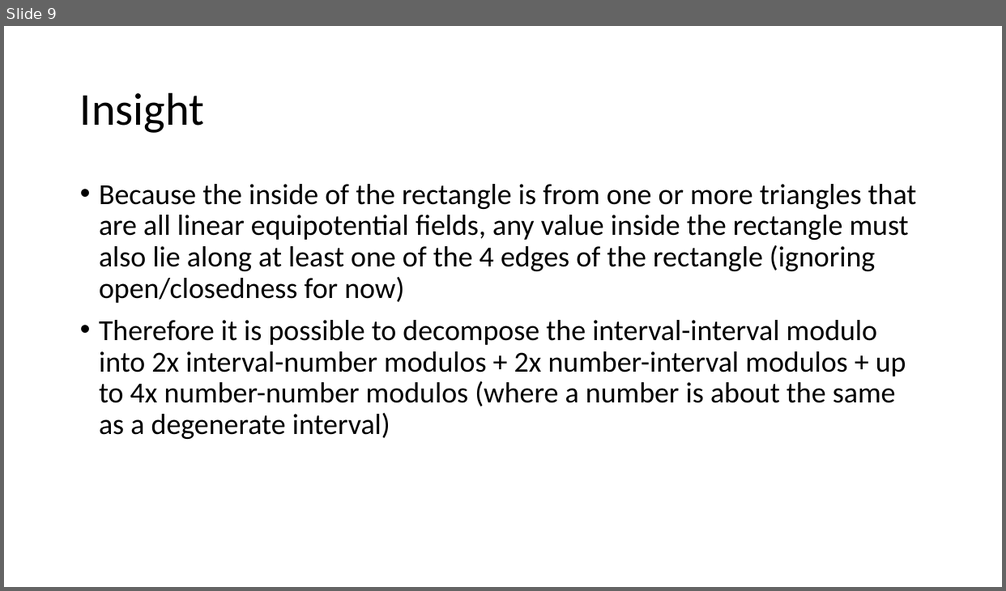
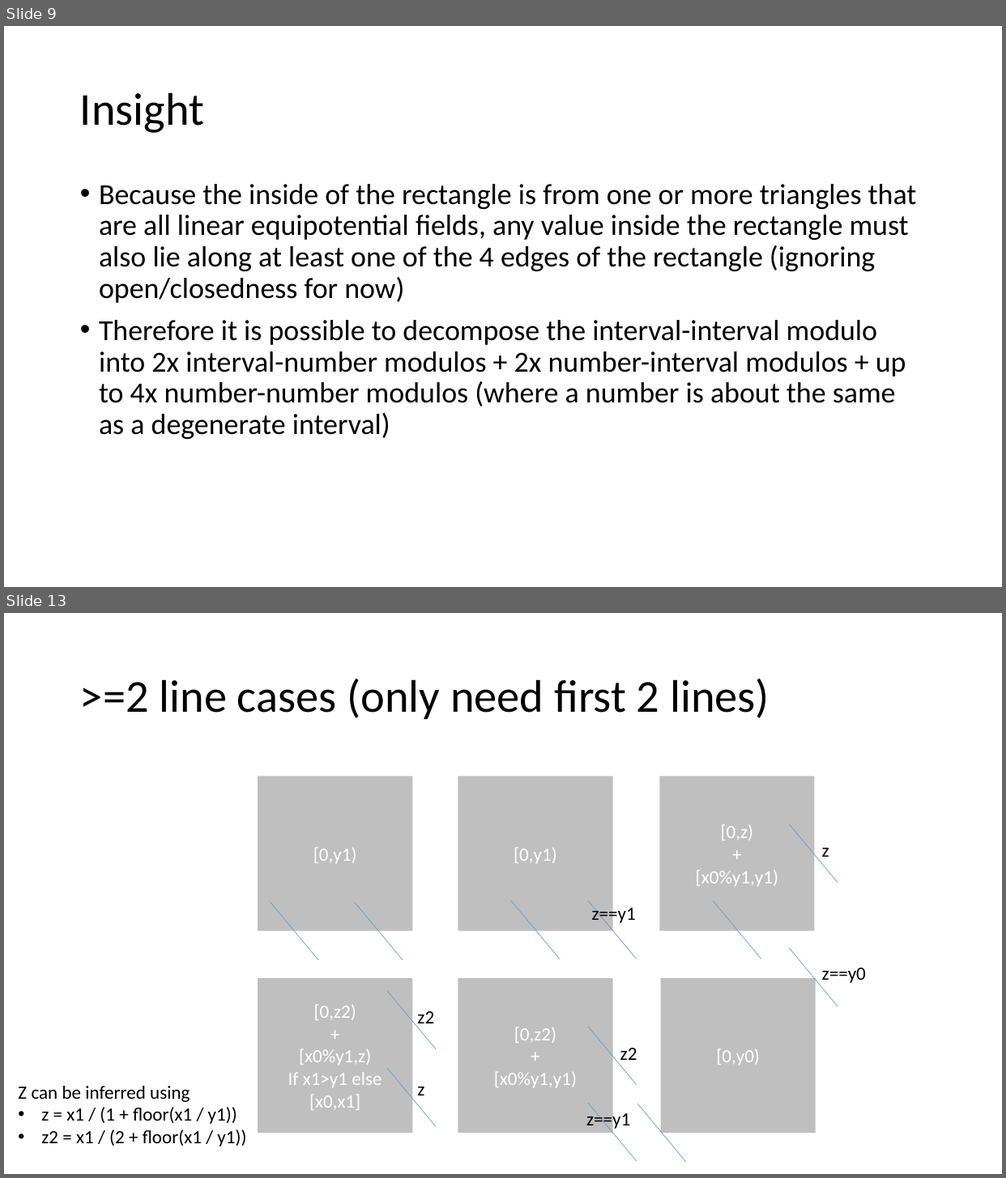
Before and after one commit to averykhoo/intervals, a slide deck: interval-modulo.pptx. Shown one above the other, each under a label of ours: slide 9 before the commit, slides 9 and 13 after it; the slides between them are not shown. The pictures are 1006x591 and 1006x1178 pixels, drawn with LibreOffice and Linux fonts; fonts in the diff are those of the drawing. Boxes give left, top, right and bottom in pixels: in the first picture for what was removed or moved away, otherwise in the second. Text is boxed around its words. In the diff, an @@ line names an element or a change of style, - is before the commit and + after.

```diff
--- a/interval-modulo.pptx
+++ b/interval-modulo.pptx
@@ slide 13 added at (4,613,1002,1174), background #FFFFFF @@
@@ title added at (80,679,769,719), 44 pt, text #000000 @@
+>=2 line cases (only need first 2 lines)
@@ rectangle added at (258,776,413,931), fill #BFBFBF, 18 pt, text #FFFFFF @@
+[0,y1)
@@ rectangle added at (458,776,613,931), fill #BFBFBF, 18 pt, text #FFFFFF @@
+[0,y1)
@@ rectangle added at (660,776,815,931), fill #BFBFBF, 18 pt, text #FFFFFF @@
+[0,z)
++
+[x0%y1,y1)
@@ line added from (790, 825) to (838, 883), #5B9BD5 0.5 pt @@
@@ text added at (822,848,829,857), 18 pt, text #000000 @@
+z
@@ line added from (270, 902) to (318, 960), #5B9BD5 0.5 pt @@
@@ line added from (355, 902) to (403, 960), #5B9BD5 0.5 pt @@
@@ line added from (512, 901) to (560, 959), #5B9BD5 0.5 pt @@
@@ line added from (588, 901) to (637, 959), #5B9BD5 0.5 pt @@
@@ line added from (713, 901) to (761, 959), #5B9BD5 0.5 pt @@
@@ text added at (592,905,636,926), 18 pt, text #000000 @@
+z==y1
@@ line added from (790, 948) to (837, 1007), #5B9BD5 0.5 pt @@
@@ text added at (822,968,866,983), 18 pt, text #000000 @@
+z==y0
@@ rectangle added at (258,978,413,1133), fill #BFBFBF, 18 pt, text #FFFFFF @@
+[0,z2)
++
+[x0%y1,z)
+If x1>y1 else
+[x0,x1]
@@ line added from (387, 991) to (436, 1050), #5B9BD5 0.5 pt @@
@@ rectangle added at (458,978,613,1133), fill #BFBFBF, 18 pt, text #FFFFFF @@
+[0,z2)
++
+[x0%y1,y1)
@@ rectangle added at (661,978,816,1133), fill #BFBFBF, 18 pt, text #FFFFFF @@
+[0,y0)
@@ text added at (417,1012,434,1029), 18 pt, text #000000 @@
+z2
@@ line added from (588, 1027) to (637, 1085), #5B9BD5 0.5 pt @@
@@ text added at (620,1048,637,1060), 18 pt, text #000000 @@
+z2
@@ line added from (387, 1069) to (436, 1127), #5B9BD5 0.5 pt @@
@@ text added at (18,1086,246,1147), 18 pt, text #000000 @@
+Z can be inferred using
+• z = x1 / (1 + floor(x1 / y1))
+• z2 = x1 / (2 + floor(x1 / y1))
@@ text added at (417,1087,424,1096), 18 pt, text #000000 @@
+z
@@ text added at (586,1110,630,1131), 18 pt, text #000000 @@
+z==y1
@@ line added from (588, 1103) to (637, 1161), #5B9BD5 0.5 pt @@
@@ line added from (638, 1104) to (686, 1162), #5B9BD5 0.5 pt @@
```
Also in this commit, not shown: 5 other slides added.
